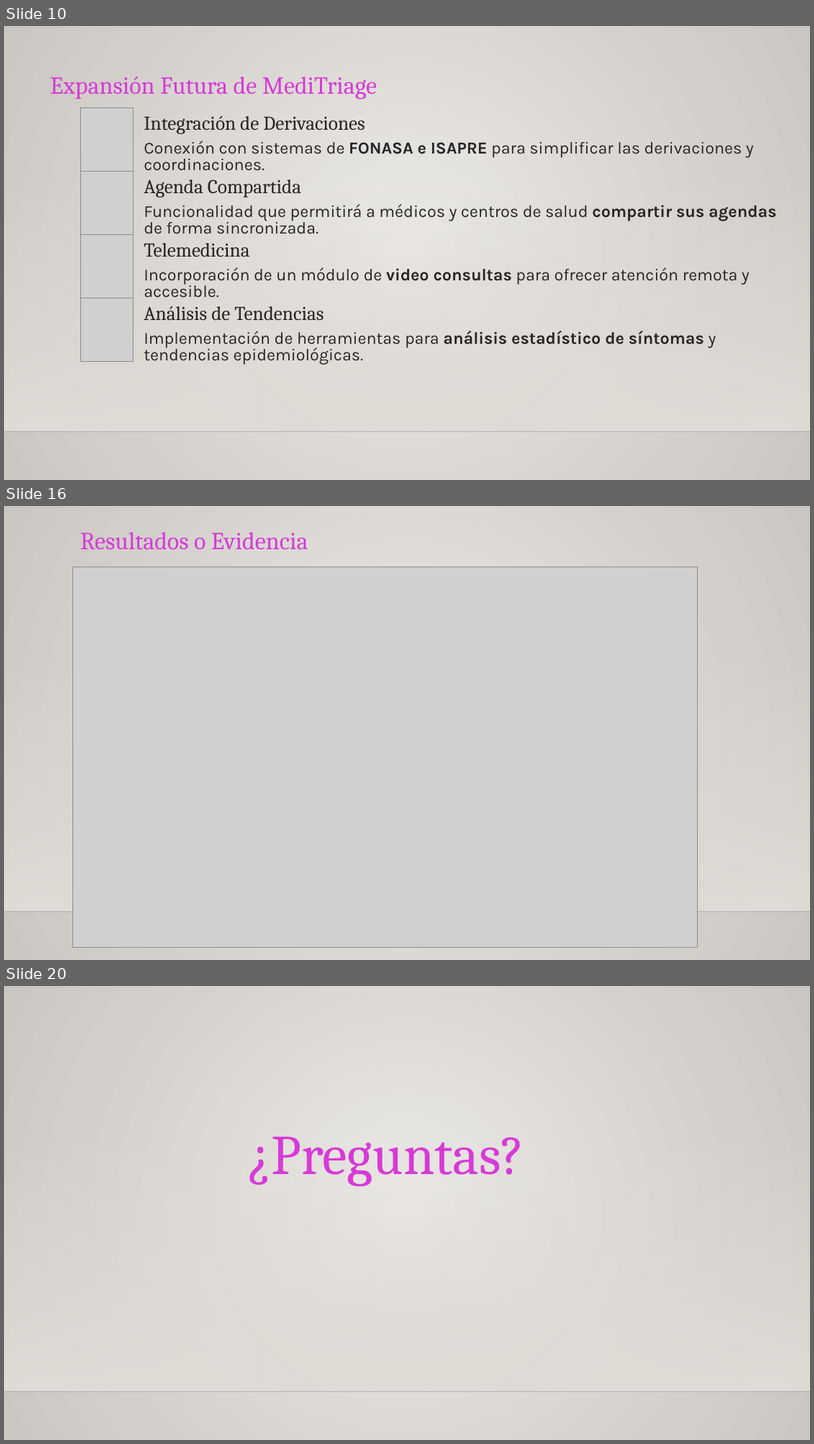
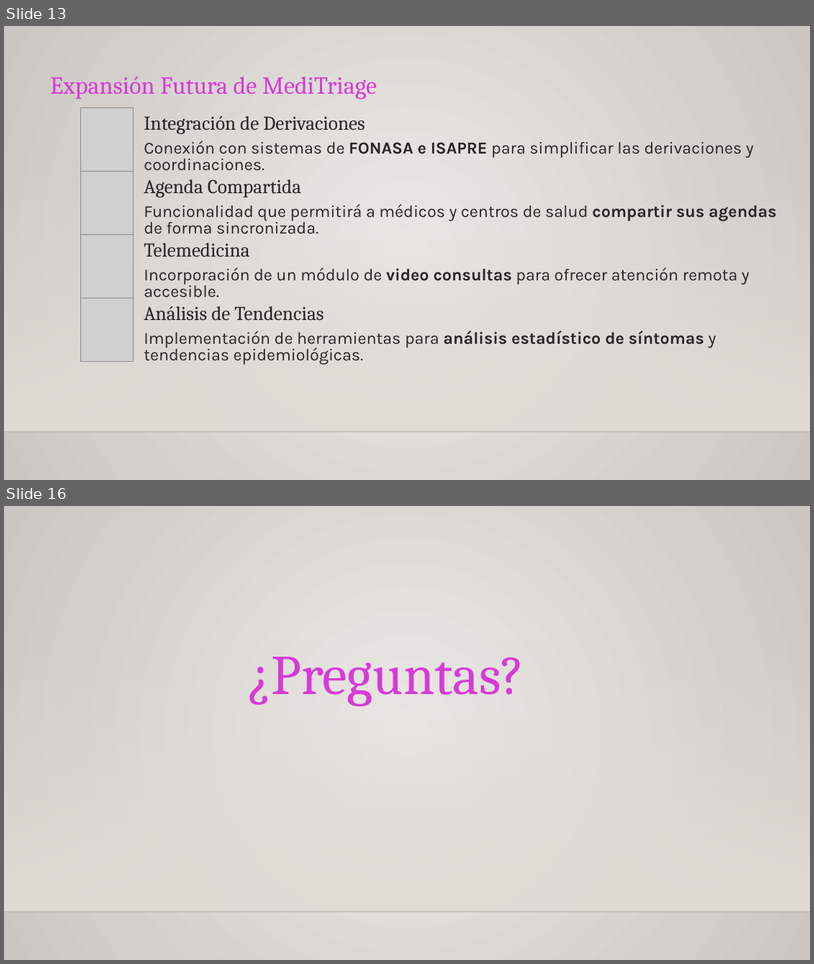
Before and after one commit to MRCuevasCarreno/MediTriage, a slide deck: Fase 2/Evidencias Grupales/Presentación Proyecto.pptx. Shown one above the other, each under a label of ours: slides 10, 16 and 20 before the commit, slides 13 and 16 after it; the slides between them are not shown. The pictures are 814x1444 and 814x964 pixels, drawn with LibreOffice and Linux fonts; fonts in the diff are those of the drawing; grey boxes stand for pictures; background and template pictures are left out. Boxes give left, top, right and bottom in pixels: in the first picture for what was removed or moved away, otherwise in the second. Text is boxed around its words. In the diff, an @@ line names an element or a change of style, - is before the commit and + after.

```diff
--- a/Fase 2/Evidencias Grupales/Presentación Proyecto.pptx
+++ b/Fase 2/Evidencias Grupales/Presentación Proyecto.pptx
@@ slide 16 removed at box(4, 506, 810, 960), background gradient #ECEAE7 to #CAC7C1; not listed: 2 template elements that a slide beside it also shows @@
@@ text removed at box(80, 532, 309, 550) @@
-Resultados o Evidencia
@@ picture removed at box(72, 567, 698, 947) @@
@@ what was slide 10 is now slide 13 @@
@@ what was slide 20 is now slide 16 @@
```
Also in this commit, not shown: 5 slides changed, 4 slides added, 7 other slides removed, 8 other files.
